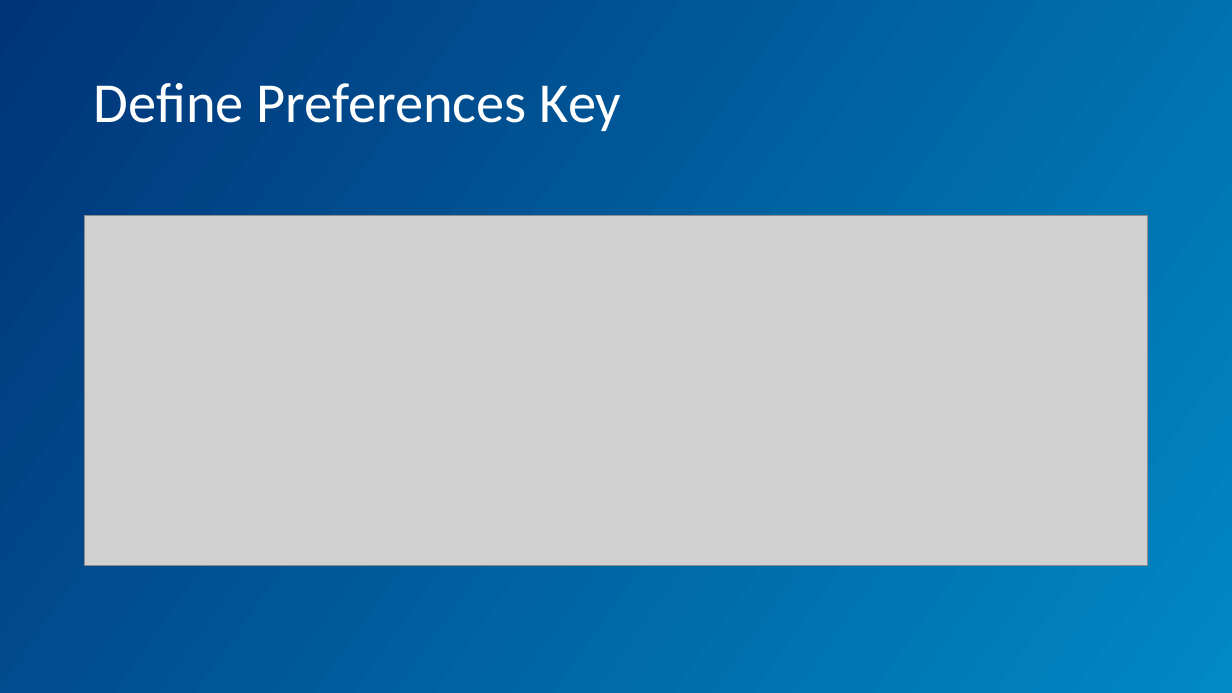
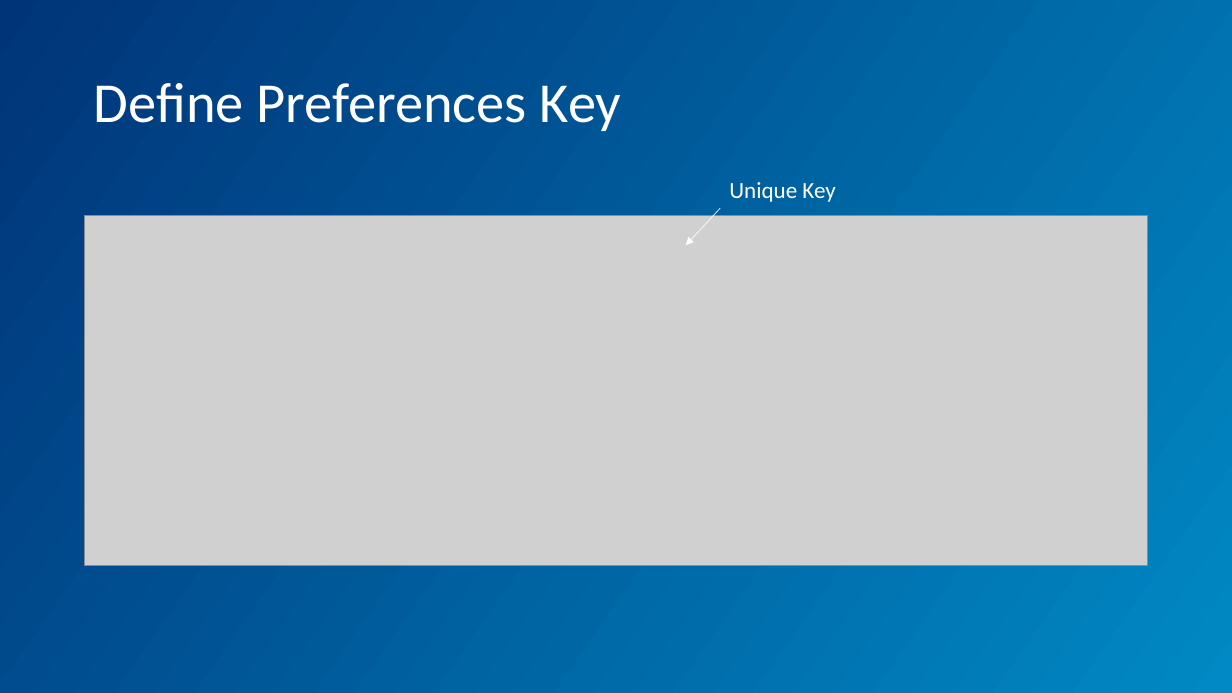
Before and after one commit to pratik-philips/DataStore-Android-Demo, a slide deck: slide 7 of DataStore.pptx. Drawn at 1232x693 pixels with LibreOffice and Linux fonts; fonts in the diff are those of the drawing; grey boxes stand for pictures; background and template pictures are left out. Boxes give left, top, right and bottom in pixels: in the first picture for what was removed or moved away, otherwise in the second. Text is boxed around its words. In the diff, an @@ line names an element or a change of style, - is before the commit and + after.

Commit message:
ppt modified

```diff
--- a/DataStore.pptx
+++ b/DataStore.pptx
@@ arrow added from (720, 208) to (686, 245), #FFFFFF 0.5 pt @@
@@ text added at [729,182,835,202], 18 pt, text #FFFFFF @@
+Unique Key
```
